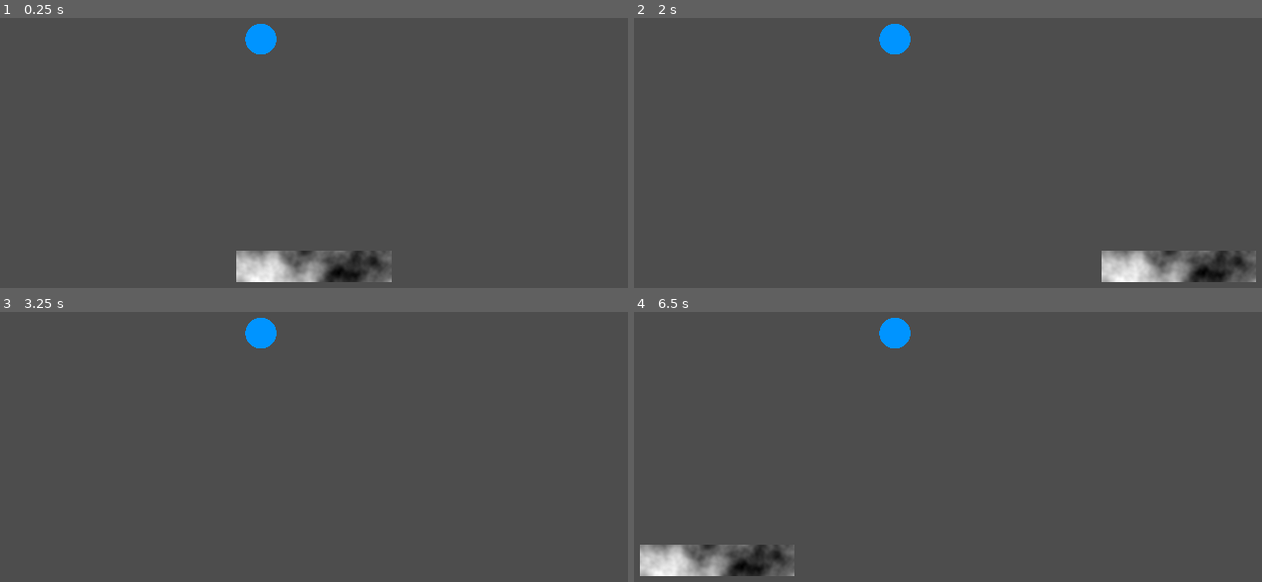
Above: before the commit, frames 1-4 (two rows, left to right).
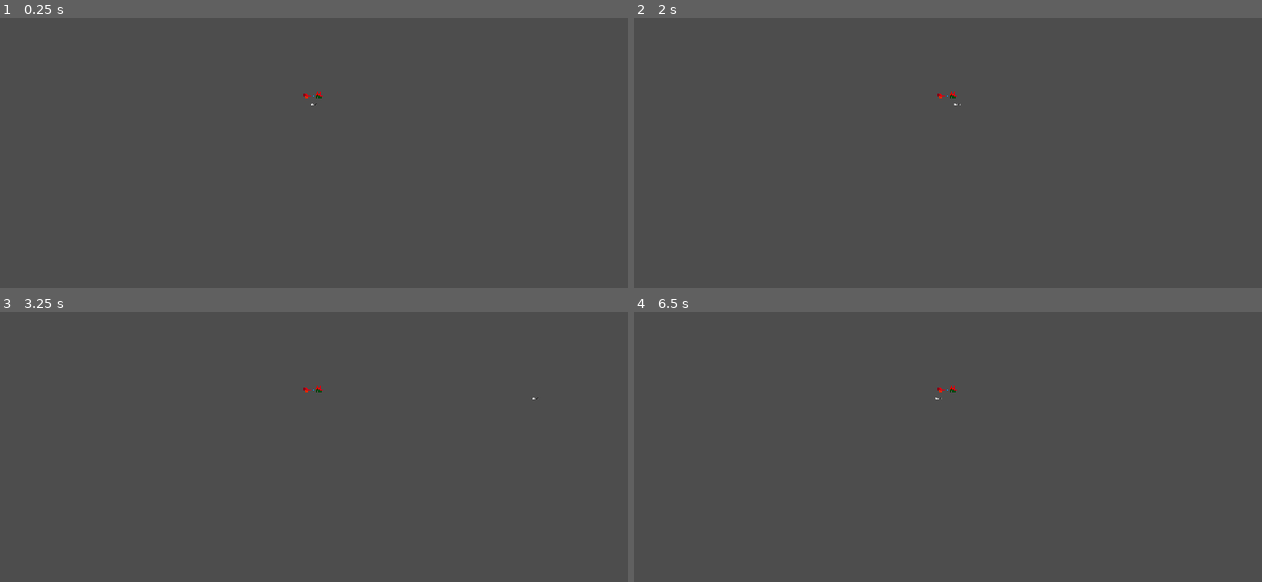
Above: after the commit, the same moments.

Repository: dadames/GMTK2024
Game: Godot game, scene res://Game/game.tscn
Same seed, same stepped clock (60 frames per second), same inputs: the game is played once before the commit and once after it. This scene is started directly instead of the project's main scene.
Inputs:
- Up to frame 1 (0.25 s): no input
- Up to frame 2 (2 s): tap Enter at 0.5 s; hold Right (ui_right) 0.53-1.28 s; hold 0 0.53-1.28 s; tap Space at 1.25 s; hold Left (ui_left) from 1.28 s (still down); tap 0 at 1.35 s
- Up to frame 3 (3.25 s): release Left (ui_left) at 2.03 s; hold 0 2.03-2.78 s; hold Right (ui_right) from 2.03 s (still down); tap Enter at 2.75 s; tap 0 at 2.85 s
- Up to frame 4 (6.5 s): tap Space at 3.5, 5.75 s; release Right (ui_right) at 3.53 s; hold 0 3.53-4.28 s; hold Left (ui_left) 3.53-5.78 s; tap Enter at 4.25 s; tap 0 at 4.35, 5.85 s; hold 0 5.03-5.78 s; hold Right (ui_right) from 5.78 s (still down)

The runs differ from the first frame. In frame 1, 2.4% of the frame differs, in the area x 37-63%, y 2-98%; in frame 2, 2.4%; in frame 3, 0.5%; in frame 4, 2.4%.

Commit message:
Reverted changes

Diff:
--- a/Game/Levels/level.gd
+++ b/Game/Levels/level.gd
@@ -1,5 +1,5 @@
 class_name Level
-extends Node2D
+extends Node
 
 
 @export var levelScale: int = 5
--- a/Game/Levels/level_1.tscn
+++ b/Game/Levels/level_1.tscn
@@ -3,60 +3,74 @@
 [ext_resource type="Script" path="res://Game/Levels/level.gd" id="1_0av25"]
 [ext_resource type="PackedScene" uid="uid://l2cyu1no2u1i" path="res://Game/Brick/brick.tscn" id="1_ut3aw"]
 
-[node name="Level 1" type="Node2D" groups=["Level"]]
-scale = Vector2(1e-05, 1e-05)
+[node name="Level 1" type="Node" groups=["Level"]]
 script = ExtResource("1_0av25")
+levelScale = 1
 
 [node name="Brick" parent="." instance=ExtResource("1_ut3aw")]
-position = Vector2(14, -6)
+position = Vector2(12, -2)
+rotation = -3.14159
+scale = Vector2(-1, -1)
 color = Color(0.946401, 4.52429e-06, 0.581088, 1)
 mirrored = true
 
 [node name="Brick2" parent="." instance=ExtResource("1_ut3aw")]
-position = Vector2(4, -2)
+position = Vector2(10, 0)
+rotation = -3.14159
+scale = Vector2(-1, -1)
 color = Color(0, 0.625875, 0.507805, 1)
 mirrored = true
 
 [node name="Brick3" parent="." instance=ExtResource("1_ut3aw")]
-position = Vector2(7, -4)
+position = Vector2(5, -2)
+rotation = -3.14159
+scale = Vector2(-1, -1)
 color = Color(0.0186666, 0.56, 0, 1)
 shapeType = 3
 mirrored = true
 
 [node name="Brick4" parent="." instance=ExtResource("1_ut3aw")]
 position = Vector2(5, -6)
+rotation = -3.14159
+scale = Vector2(-1, -1)
 color = Color(1, 0, 0, 1)
 shapeType = 3
 mirrored = true
 
 [node name="Brick5" parent="." instance=ExtResource("1_ut3aw")]
 position = Vector2(9, -6)
+rotation = -3.14159
+scale = Vector2(-1, -1)
 color = Color(0.976945, 0, 0.396955, 1)
 shapeType = 3
 mirrored = true
 
 [node name="Brick6" parent="." instance=ExtResource("1_ut3aw")]
-position = Vector2(-12, -3)
-rotation = 1.5708
+position = Vector2(-12, -5)
+rotation = -1.57079
+scale = Vector2(-1, -1)
 color = Color(0.976945, 0, 0.396955, 1)
 shapeType = 3
 mirrored = true
 
 [node name="Brick7" parent="." instance=ExtResource("1_ut3aw")]
-position = Vector2(-8, -4)
-rotation = 1.5708
+position = Vector2(-9, -2)
+scale = Vector2(-1, -1)
 color = Color(0.938374, 1.16476e-05, 0.617613, 1)
 shapeType = 0
 mirrored = true
 
 [node name="Brick8" parent="." instance=ExtResource("1_ut3aw")]
 position = Vector2(-16, -4)
-rotation = 1.5708
+rotation = -1.57079
+scale = Vector2(-1, -1)
 color = Color(0.588235, 0.0627451, 0.65098, 1)
 shapeType = 2
 mirrored = true
 
 [node name="Brick9" parent="." instance=ExtResource("1_ut3aw")]
 position = Vector2(-12, 0)
+rotation = -3.14159
+scale = Vector2(-1, -1)
 color = Color(1, 0.352941, 0, 1)
 mirrored = true
--- a/Game/game.tscn
+++ b/Game/game.tscn
@@ -13,6 +13,7 @@
 
 [node name="Camera2D" parent="." instance=ExtResource("1_mqw14")]
 unique_name_in_owner = true
+zoom = Vector2(1, 1)
 
 [node name="Paddle" parent="." instance=ExtResource("3_31cgl")]
 position = Vector2(-9.53674e-07, 11)
@@ -50,14 +51,12 @@
 
 [node name="RightBoundary" type="StaticBody2D" parent="."]
 unique_name_in_owner = true
-position = Vector2(43, 0)
+position = Vector2(640, 0)
 rotation = -1.5708
 
 [node name="CollisionShape2D" type="CollisionShape2D" parent="RightBoundary"]
 position = Vector2(1, -16)
 shape = SubResource("WorldBoundaryShape2D_1uayy")
 
-[node name="Scaled" type="Node2D" parent="."]
-
-[node name="Level1" parent="Scaled" instance=ExtResource("2_0hxx3")]
+[node name="Level1" parent="." instance=ExtResource("2_0hxx3")]
 unique_name_in_owner = true
